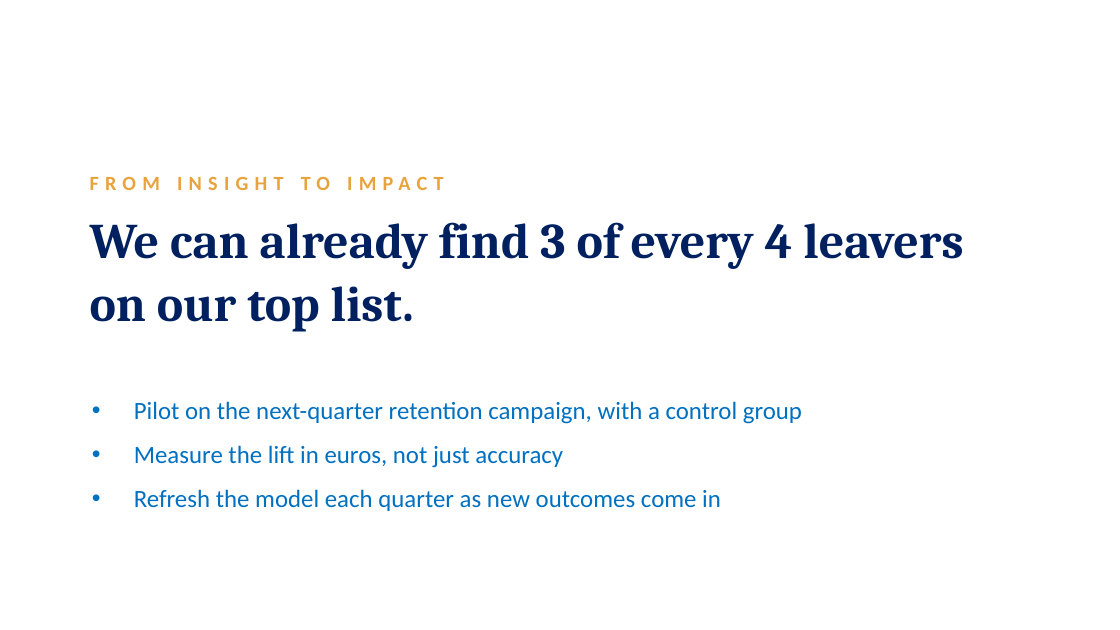
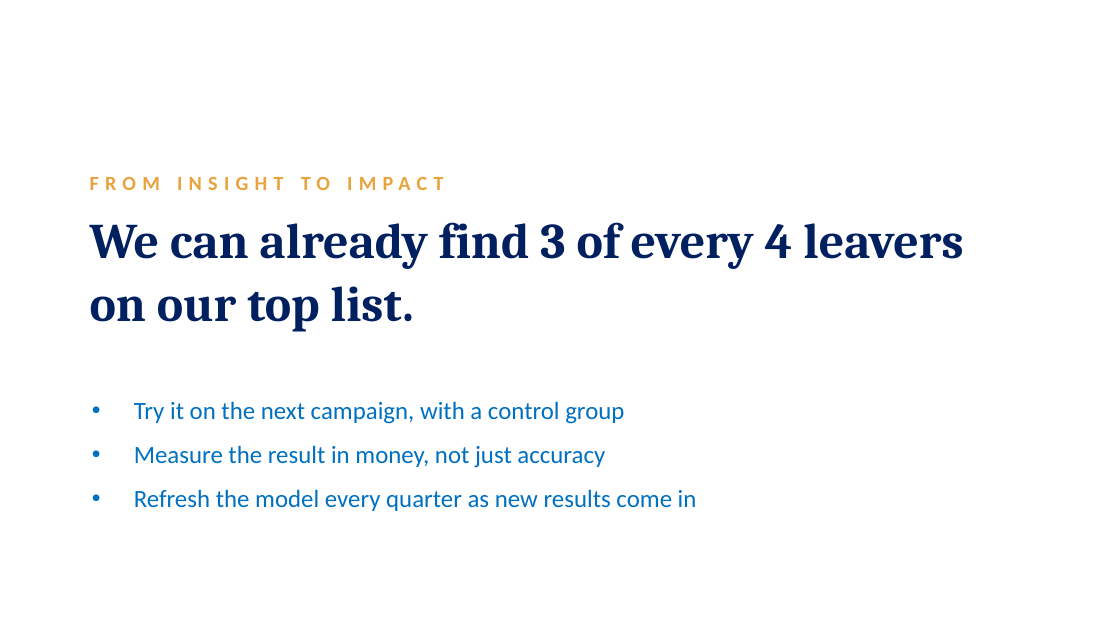
Before and after one commit to danielLutziger/churn-investigation, a slide deck: slide 5 of daniel-lutziger-churn.pptx (slide 6 before the commit). Drawn at 1120x630 pixels with LibreOffice and Linux fonts; fonts in the diff are those of the drawing. Boxes give left, top, right and bottom in pixels: in the first picture for what was removed or moved away, otherwise in the second. Text is boxed around its words. In the diff, an @@ line names an element or a change of style, - is before the commit and + after.

```diff
--- a/daniel-lutziger-churn.pptx
+++ b/daniel-lutziger-churn.pptx
@@ text at [134,401,697,511]: text changed @@
-• Pilot on the next-quarter retention campaign, with a control group
-• Measure the lift in euros, not just accuracy
-• Refresh the model each quarter as new outcomes come in
+• Try it on the next campaign, with a control group
+• Measure the result in money, not just accuracy
+• Refresh the model every quarter as new results come in
```
Also in this commit, not shown: 4 other slides changed, 1 slide removed, 1 other file.
